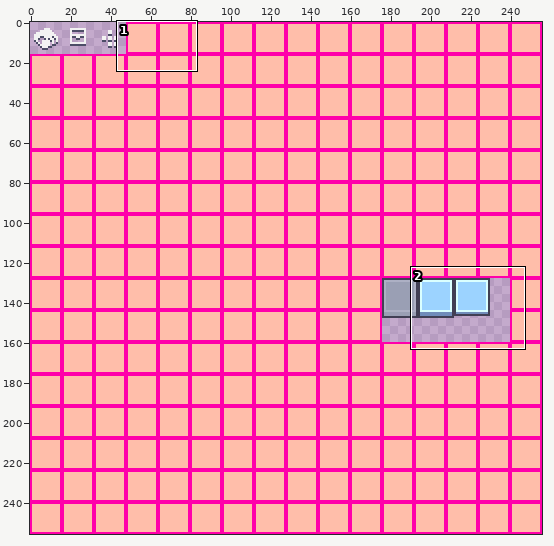
A sprite sheet gets an edit: src/main/resources/assets/advanced_ae/textures/guis/states.png. The first picture is a wide view before the edit; the outline marks the close-up.
Close-up. Earlier state:
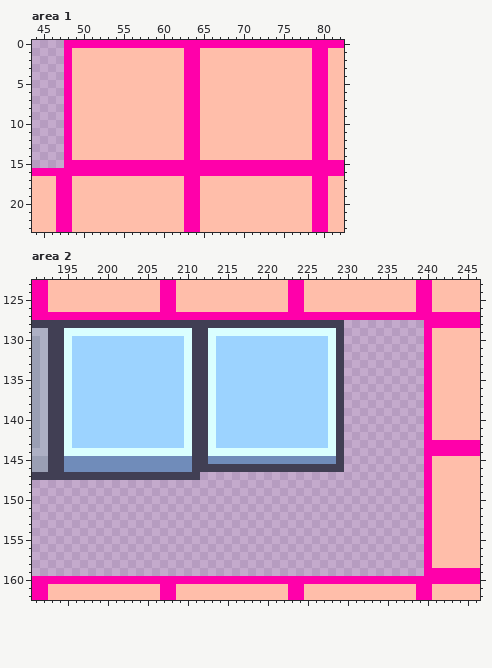
The file is 256x256 pixels. Shown: area 1: x 44..82, y 0..23; area 2: x 191..246, y 123..162.
The result:
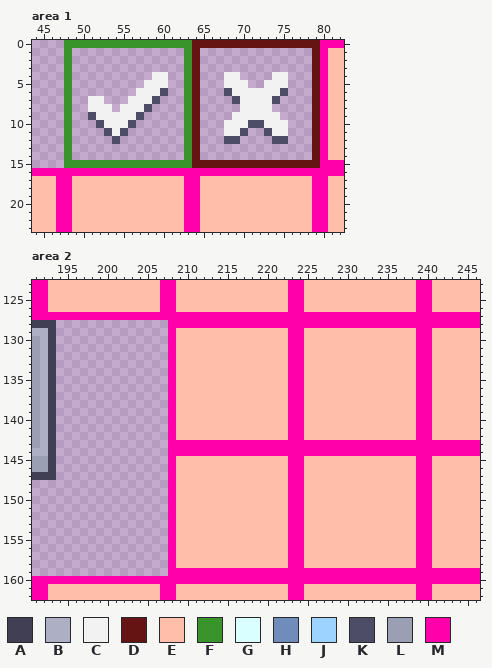
Palette (. is transparent): A #413f54  B #adb0c4  C #f2f2f2  D #651313  E #ffbeaa  F #3a942c  G #daffff  H #708cba  J #9cd3ff  K #4d4d67  L #9a9fb4  M #ff00aa
The edit:
Changed rows in their new state; - is an unchanged pixel.
Area 1:
first column x 48:
 0 FFFFFFFFFFFFFFFFDDDDDDDDDDDDDDDD
 1 F..............FD..............D
 2 F..............FD..............D
 3 F..............FD..............D
 4 F..........CC..FD...CC....CC...D
 5 F.........CCC..FD...CCC..CCC...D
 6 F........CCCK..FD...KCCCCCCK...D
 7 F..CC...CCCK...FD....KCCCCK....D
 8 F..CCC.CCCK....FD.....CCCC.....D
 9 F..KCCCCCK.....FD....CCCCCC....D
10 F...KCCCK......FD...CCCKKCCC...D
11 F....KCK.......FD...CCK..KCC...D
12 F.....K........FD...KK....KK...D
13 F..............FD..............D
14 F..............FD..............D
15 FFFFFFFFFFFFFFFFDDDDDDDDDDDDDDDD
Area 2:
first column x 194:
128 ..............MMMMMMMMMMMMMMMMMMMMMMMMMMMMMMMM
129 ..............MEEEEEEEEEEEEEEMMEEEEEEEEEEEEEEM
130 ..............MEEEEEEEEEEEEEEMMEEEEEEEEEEEEEEM
131 ..............MEEEEEEEEEEEEEEMMEEEEEEEEEEEEEEM
132 ..............MEEEEEEEEEEEEEEMMEEEEEEEEEEEEEEM
133 ..............MEEEEEEEEEEEEEEMMEEEEEEEEEEEEEEM
134 ..............MEEEEEEEEEEEEEEMMEEEEEEEEEEEEEEM
135 ..............MEEEEEEEEEEEEEEMMEEEEEEEEEEEEEEM
136 ..............MEEEEEEEEEEEEEEMMEEEEEEEEEEEEEEM
137 ..............MEEEEEEEEEEEEEEMMEEEEEEEEEEEEEEM
138 ..............MEEEEEEEEEEEEEEMMEEEEEEEEEEEEEEM
139 ..............MEEEEEEEEEEEEEEMMEEEEEEEEEEEEEEM
140 ..............MEEEEEEEEEEEEEEMMEEEEEEEEEEEEEEM
141 ..............MEEEEEEEEEEEEEEMMEEEEEEEEEEEEEEM
142 ..............MEEEEEEEEEEEEEEMMEEEEEEEEEEEEEEM
143 ..............MMMMMMMMMMMMMMMMMMMMMMMMMMMMMMMM
144 ..............MMMMMMMMMMMMMMMMMMMMMMMMMMMMMMMM
145 ..............MEEEEEEEEEEEEEEMMEEEEEEEEEEEEEEM
146 ..............MEEEEEEEEEEEEEEMMEEEEEEEEEEEEEEM
147 ..............MEEEEEEEEEEEEEEMMEEEEEEEEEEEEEEM
148 --------------MEEEEEEEEEEEEEEMMEEEEEEEEEEEEEEM
149 --------------MEEEEEEEEEEEEEEMMEEEEEEEEEEEEEEM
150 --------------MEEEEEEEEEEEEEEMMEEEEEEEEEEEEEEM
151 --------------MEEEEEEEEEEEEEEMMEEEEEEEEEEEEEEM
152 --------------MEEEEEEEEEEEEEEMMEEEEEEEEEEEEEEM
153 --------------MEEEEEEEEEEEEEEMMEEEEEEEEEEEEEEM
154 --------------MEEEEEEEEEEEEEEMMEEEEEEEEEEEEEEM
155 --------------MEEEEEEEEEEEEEEMMEEEEEEEEEEEEEEM
156 --------------MEEEEEEEEEEEEEEMMEEEEEEEEEEEEEEM
157 --------------MEEEEEEEEEEEEEEMMEEEEEEEEEEEEEEM
158 --------------MEEEEEEEEEEEEEEMMEEEEEEEEEEEEEEM
159 --------------MMMMMMMMMMMMMMMMMMMMMMMMMMMMMMMM
Where, in picture pixels (left, top, right, bottom), the same in both close-ups:
changed: (64, 40, 320, 168)
changed: (56, 320, 424, 576)
